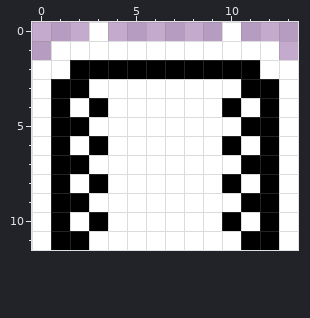
Two states of a pixel-art file, art/rocketSilo.aseprite. The picture above was drawn from the file before the commit.
14x12 pixels, 1 frame.
And afterwards:
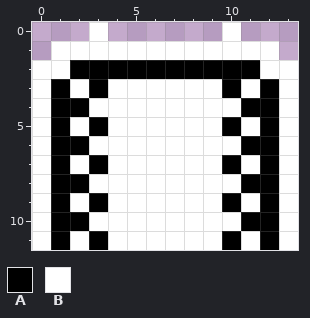
Palette (. is transparent): A #000000  B #ffffff
The exact change:
{"y":3,"x":2,"old":"AB","new":"BA"}
{"y":3,"x":10,"old":"BA","new":"AB"}
{"y":4,"x":2,"old":"BA","new":"AB"}
{"y":4,"x":10,"old":"AB","new":"BA"}
{"y":5,"x":2,"old":"AB","new":"BA"}
{"y":5,"x":10,"old":"BA","new":"AB"}
{"y":6,"x":2,"old":"BA","new":"AB"}
{"y":6,"x":10,"old":"AB","new":"BA"}
{"y":7,"x":2,"old":"AB","new":"BA"}
{"y":7,"x":10,"old":"BA","new":"AB"}
{"y":8,"x":2,"old":"BA","new":"AB"}
{"y":8,"x":10,"old":"AB","new":"BA"}
{"y":9,"x":2,"old":"AB","new":"BA"}
{"y":9,"x":10,"old":"BA","new":"AB"}
{"y":10,"x":2,"old":"BA","new":"AB"}
{"y":10,"x":10,"old":"AB","new":"BA"}
{"y":11,"x":2,"old":"AB","new":"BA"}
{"y":11,"x":10,"old":"BA","new":"AB"}
{"label":"changed","picture_box":[70,79,108,250]}
{"label":"changed","picture_box":[222,79,260,250]}
